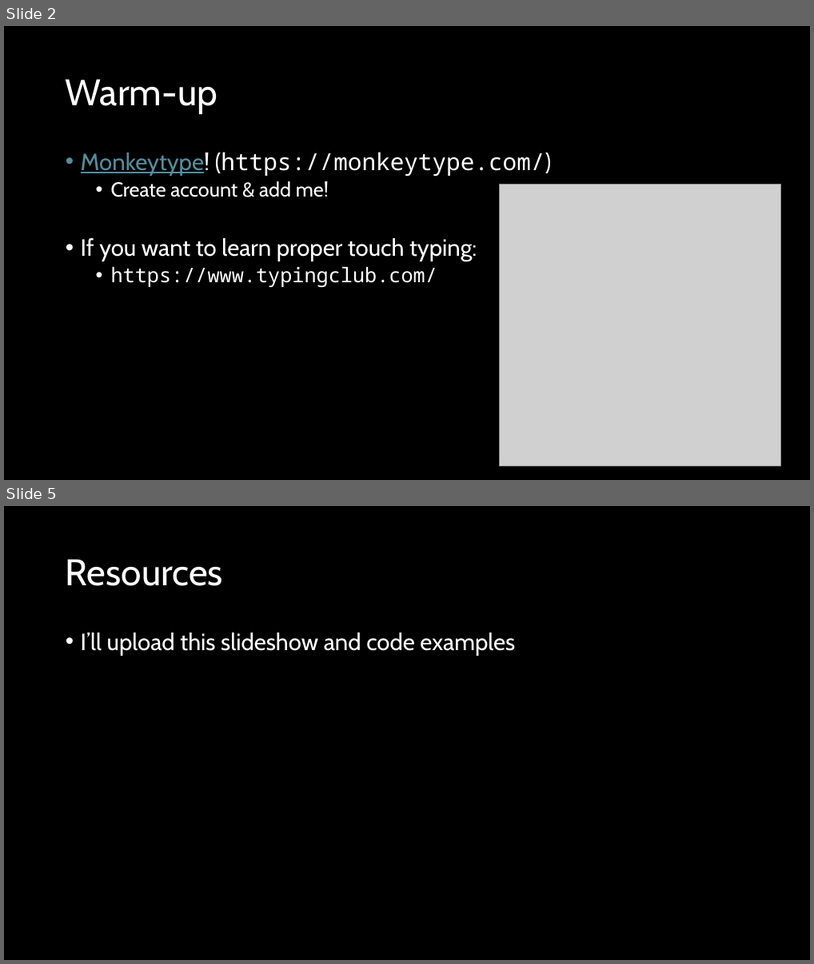
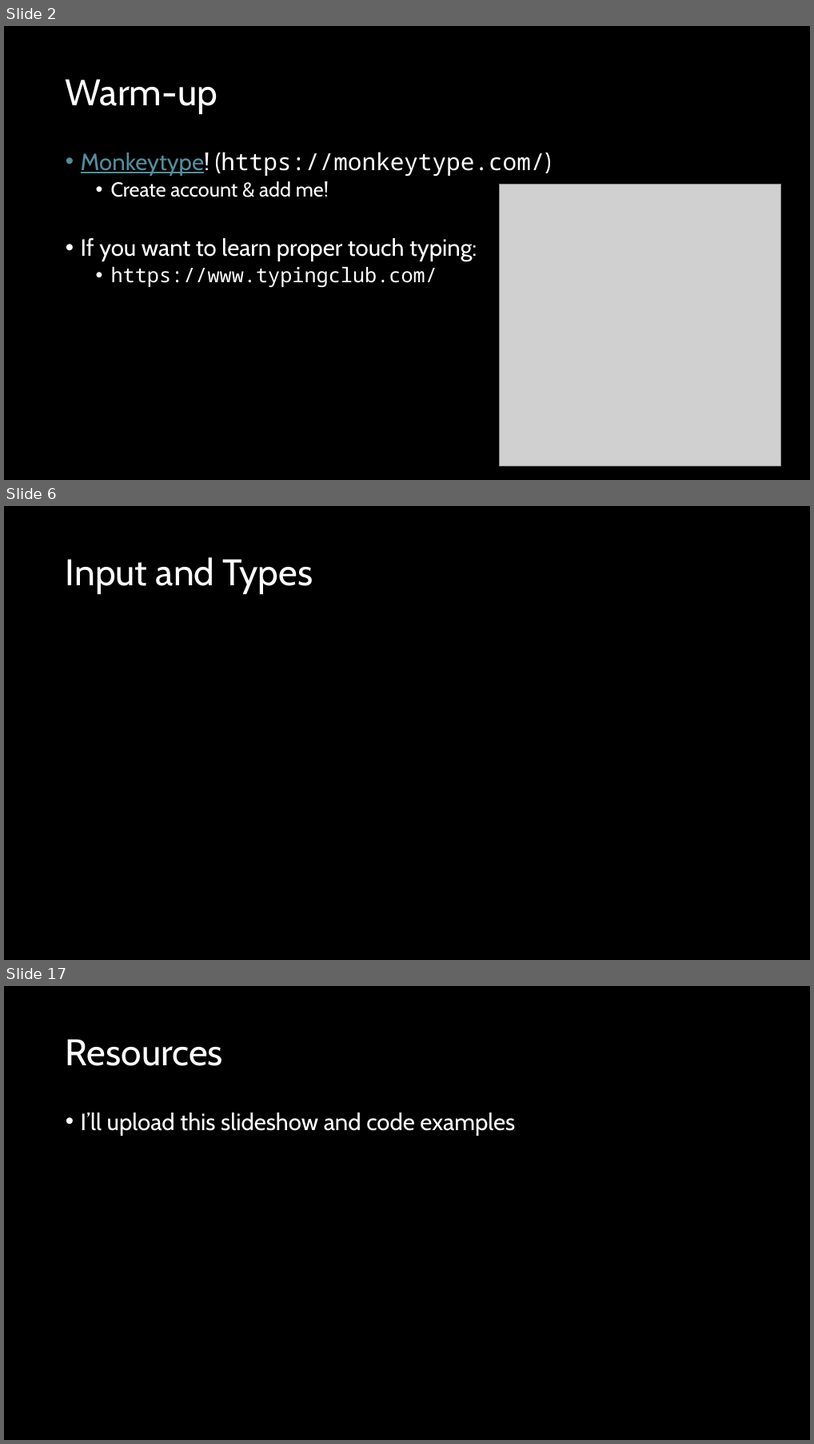
Before and after one commit to d-guh/computer-courses, a slide deck: intro-to-python/03/lesson-03.pptx. Shown one above the other, each under a label of ours: slides 2 and 5 before the commit, slides 2, 6 and 17 after it; the slides between them are not shown. The pictures are 814x964 and 814x1444 pixels, drawn with LibreOffice and Linux fonts; fonts in the diff are those of the drawing; grey boxes stand for pictures; background and template pictures are left out. Boxes give left, top, right and bottom in pixels: in the first picture for what was removed or moved away, otherwise in the second. Text is boxed around its words. In the diff, an @@ line names an element or a change of style, - is before the commit and + after.

```diff
--- a/intro-to-python/03/lesson-03.pptx
+++ b/intro-to-python/03/lesson-03.pptx
@@ slide 6 added at (4, 506, 810, 960), background #000000 @@
@@ title added at (66, 557, 314, 594), 44 pt, text #FFFFFF @@
+Input and Types
@@ what was slide 5 is now slide 17 @@
```
Also in this commit, not shown: 2 slides changed, 11 other slides added, 1 other file.
